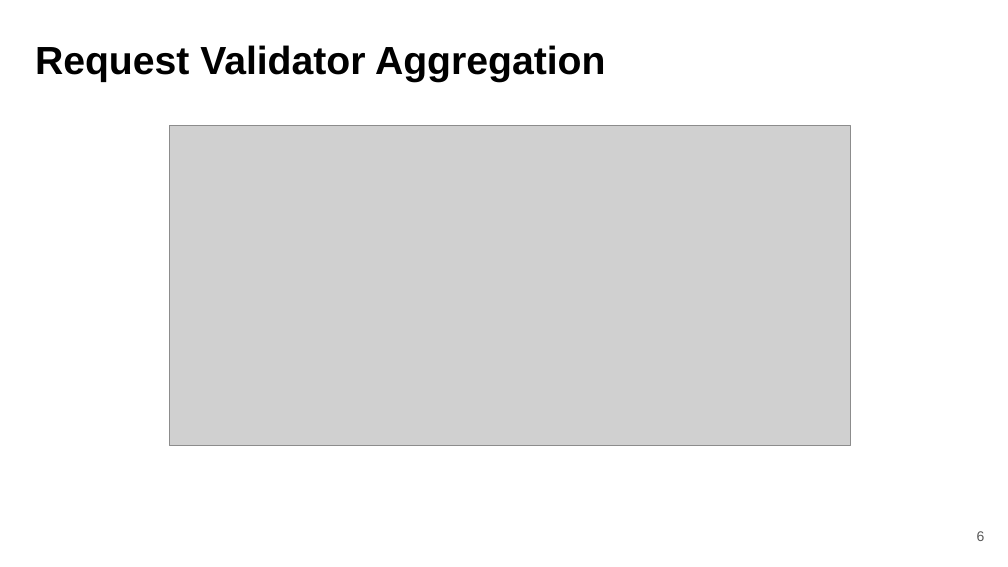
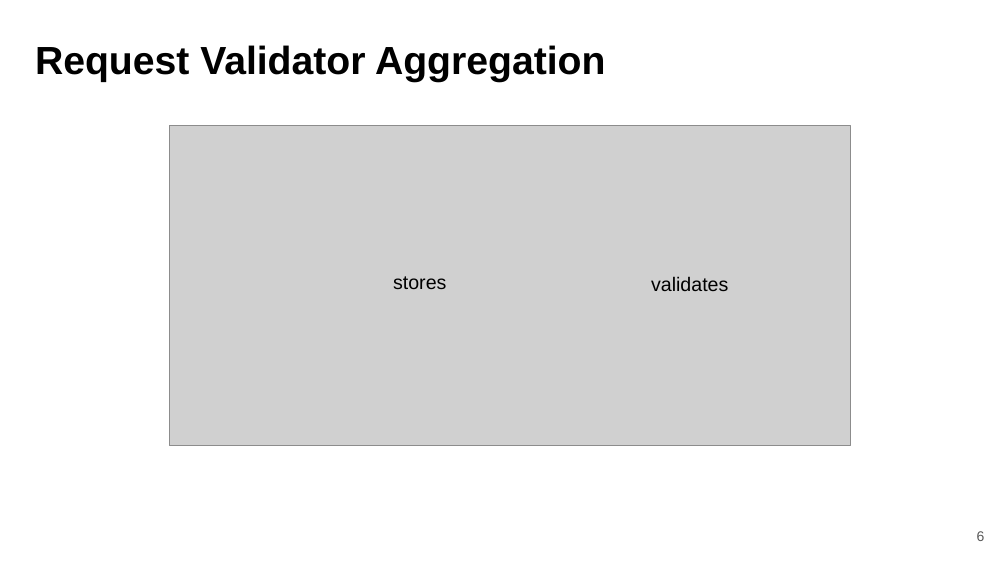
Before and after one commit to fanglores/Advanced-Software-Design, a slide deck: slide 6 of PracticeTasks/Module2/Task_9/Task 9. Domain decomposition.pptx. Drawn at 1008x567 pixels with LibreOffice and Linux fonts; fonts in the diff are those of the drawing; grey boxes stand for pictures. Boxes give left, top, right and bottom in pixels: in the first picture for what was removed or moved away, otherwise in the second. Text is boxed around its words. In the diff, an @@ line names an element or a change of style, - is before the commit and + after.

```diff
--- a/PracticeTasks/Module2/Task_9/Task 9. Domain decomposition.pptx
+++ b/PracticeTasks/Module2/Task_9/Task 9. Domain decomposition.pptx
@@ text added at box(393, 276, 446, 289), 14 pt, text #000000 @@
+stores
@@ text added at box(651, 276, 728, 291), 14 pt, text #000000 @@
+validates
```
Also in this commit, not shown: 3 other slides changed, 1 other file.
